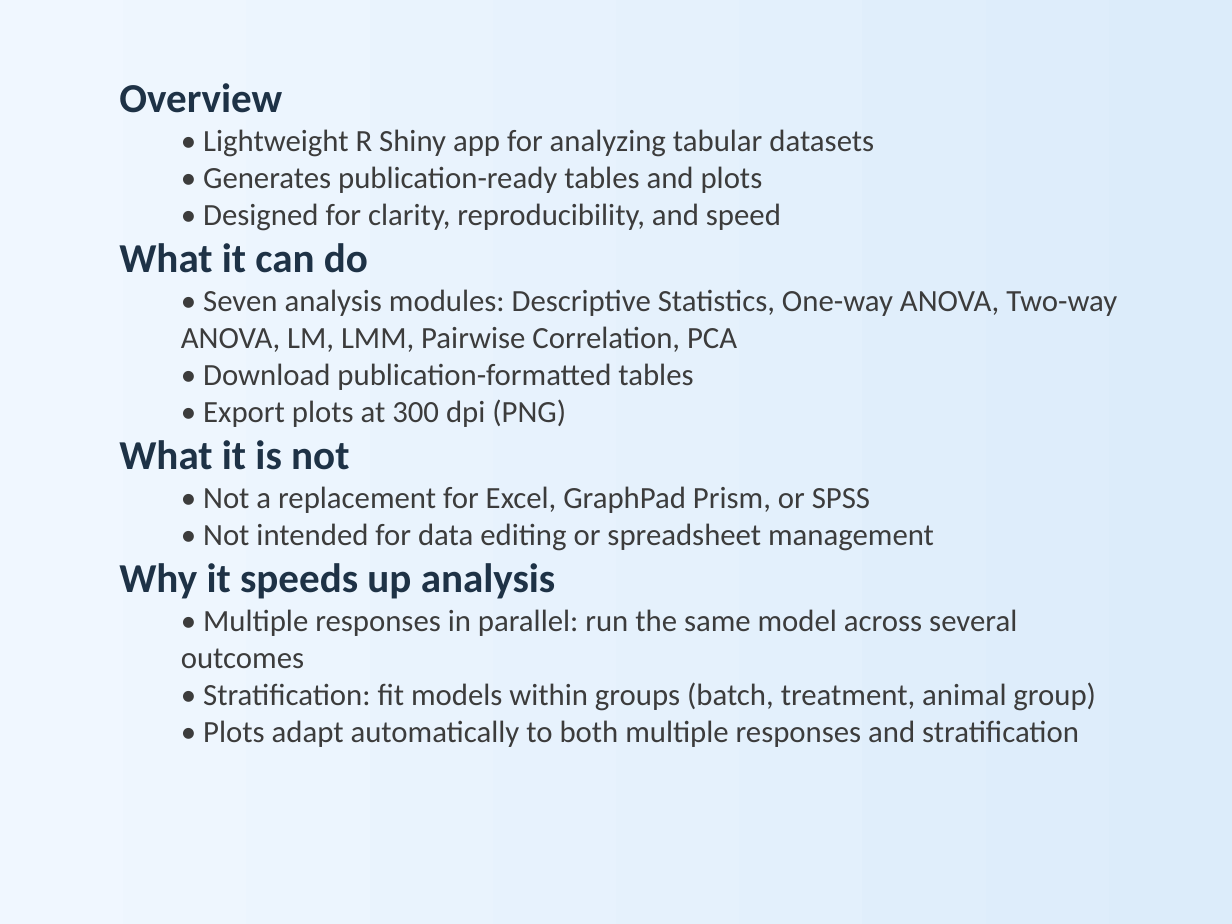
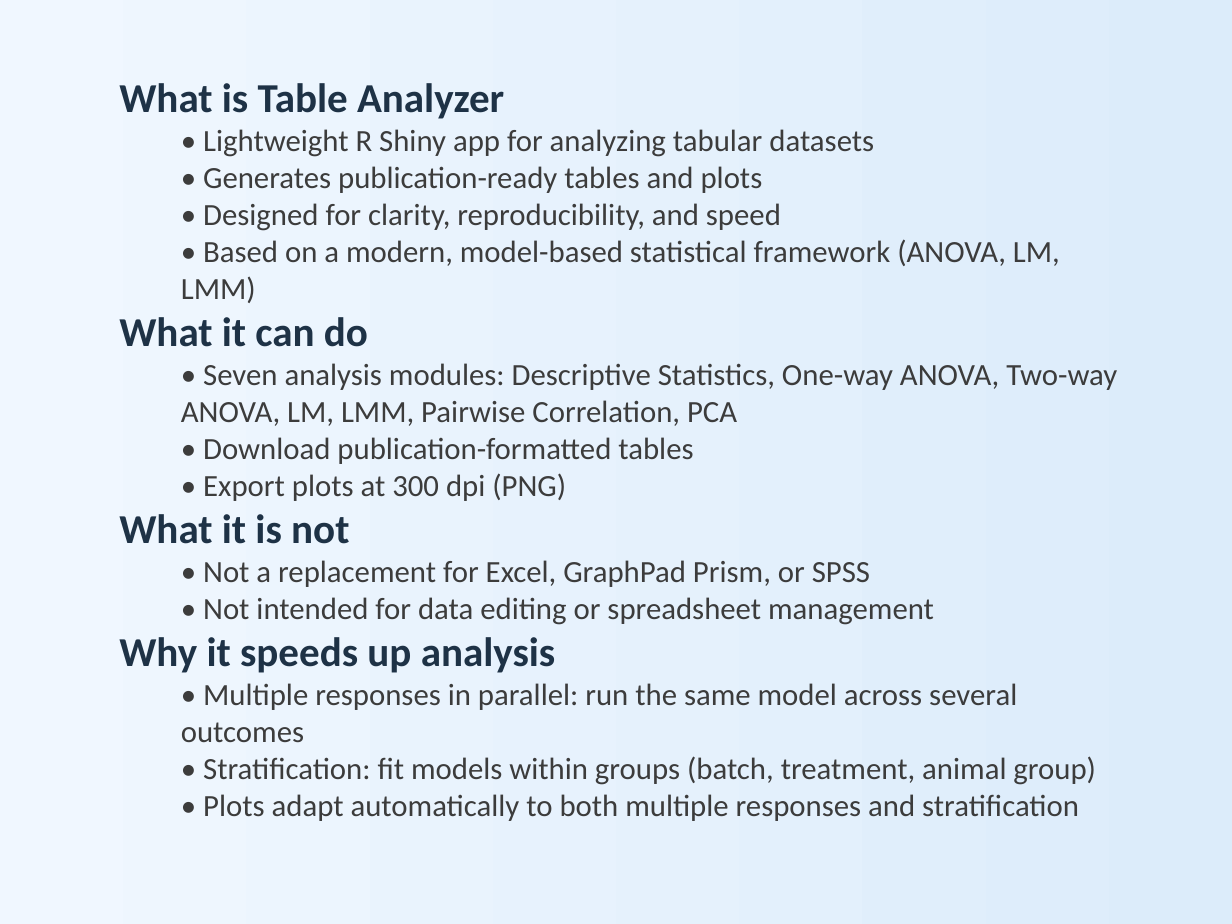
Before and after one commit to nicola-palmieri/TableAnalyzer, a slide deck: slide 3 of presentations/Table_Analyzer_Overview.pptx. Drawn at 1232x924 pixels with LibreOffice and Linux fonts; fonts in the diff are those of the drawing. Boxes give left, top, right and bottom in pixels: in the first picture for what was removed or moved away, otherwise in the second. Text is boxed around its words. In the diff, an @@ line names an element or a change of style, - is before the commit and + after.

```diff
--- a/presentations/Table_Analyzer_Overview.pptx
+++ b/presentations/Table_Analyzer_Overview.pptx
@@ text at bbox=[119, 83, 504, 119]: text changed @@
-Overview
+What is Table Analyzer
@@ text at bbox=[181, 239, 1060, 303]: paragraph added @@
+  • Based on a modern, model-based statistical framework (ANOVA, LM, LMM)
```
Also in this commit, not shown: 1 other slide changed, 1 other file.
